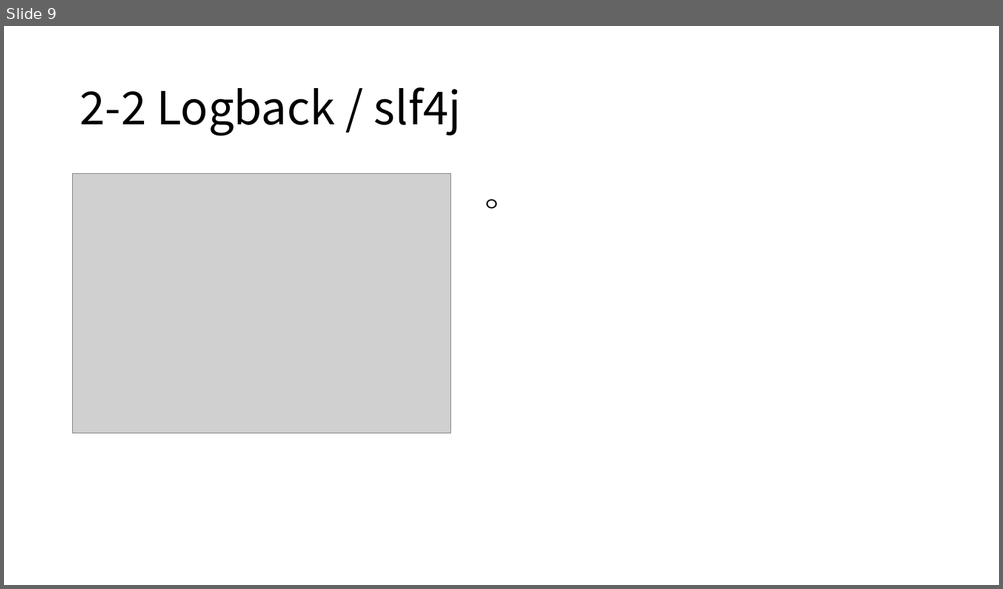
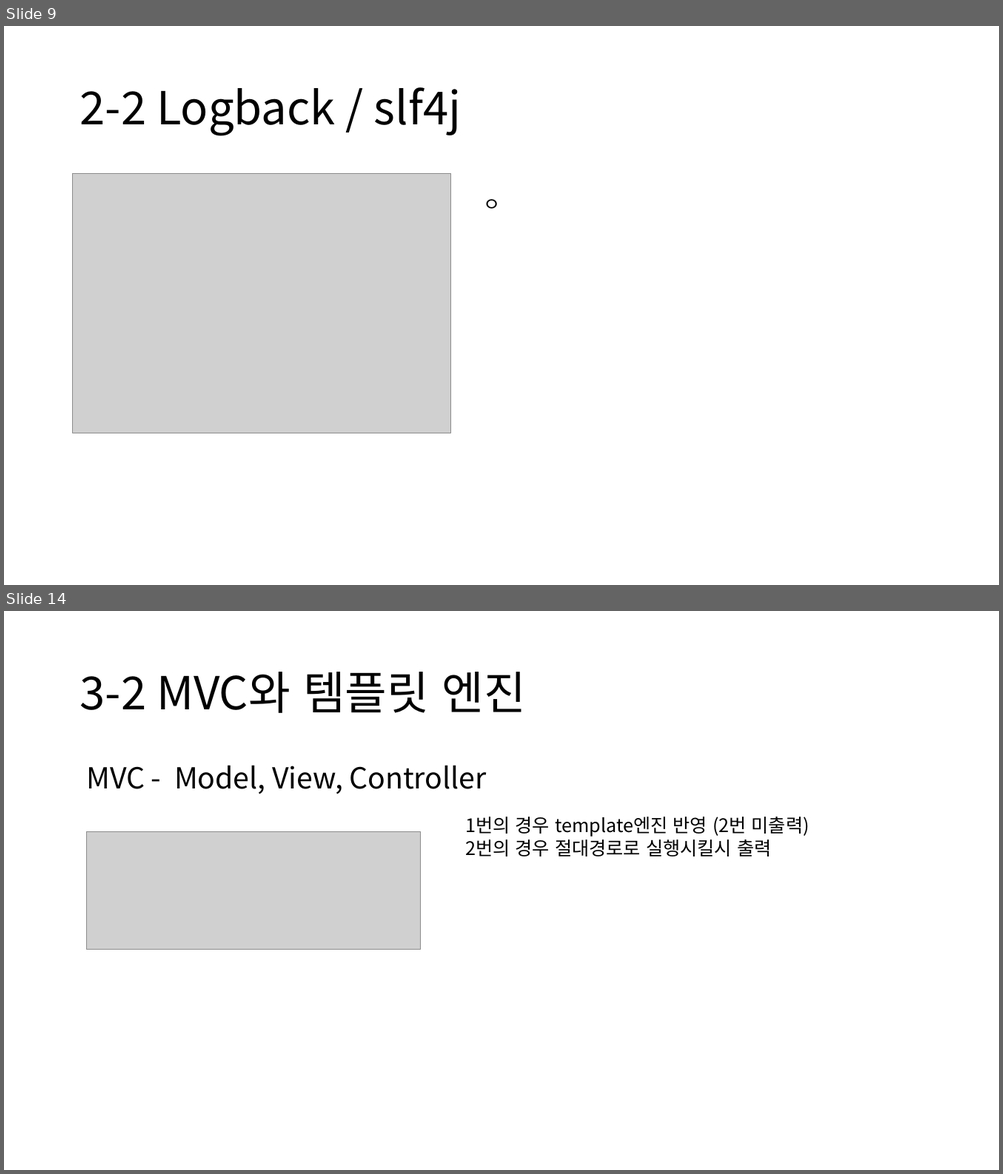
Before and after one commit to rkadbwkd/Spring-basic, a slide deck: Spring-basic.pptx. Shown one above the other, each under a label of ours: slide 9 before the commit, slides 9 and 14 after it; the slides between them are not shown. The pictures are 1003x589 and 1003x1174 pixels, drawn with LibreOffice and Linux fonts; fonts in the diff are those of the drawing; grey boxes stand for pictures. Boxes give left, top, right and bottom in pixels: in the first picture for what was removed or moved away, otherwise in the second. Text is boxed around its words. In the diff, an @@ line names an element or a change of style, - is before the commit and + after.

```diff
--- a/Spring-basic.pptx
+++ b/Spring-basic.pptx
@@ slide 14 added at <box>4,611,999,1170</box>, background #FFFFFF @@
@@ title added at <box>79,672,525,713</box>, 44 pt, text #000000 @@
+3-2 MVC와 템플릿 엔진
@@ text added at <box>86,765,486,794</box>, 28 pt, text #000000 @@
+MVC - Model, View, Controller
@@ picture added at <box>86,832,421,950</box> @@
@@ text added at <box>465,817,809,857</box>, 18 pt, text #000000 @@
+1번의 경우 template엔진 반영 (2번 미출력)
+2번의 경우 절대경로로 실행시킬시 출력
```
Also in this commit, not shown: 1 slide changed, 9 other slides added, 3 other files.
